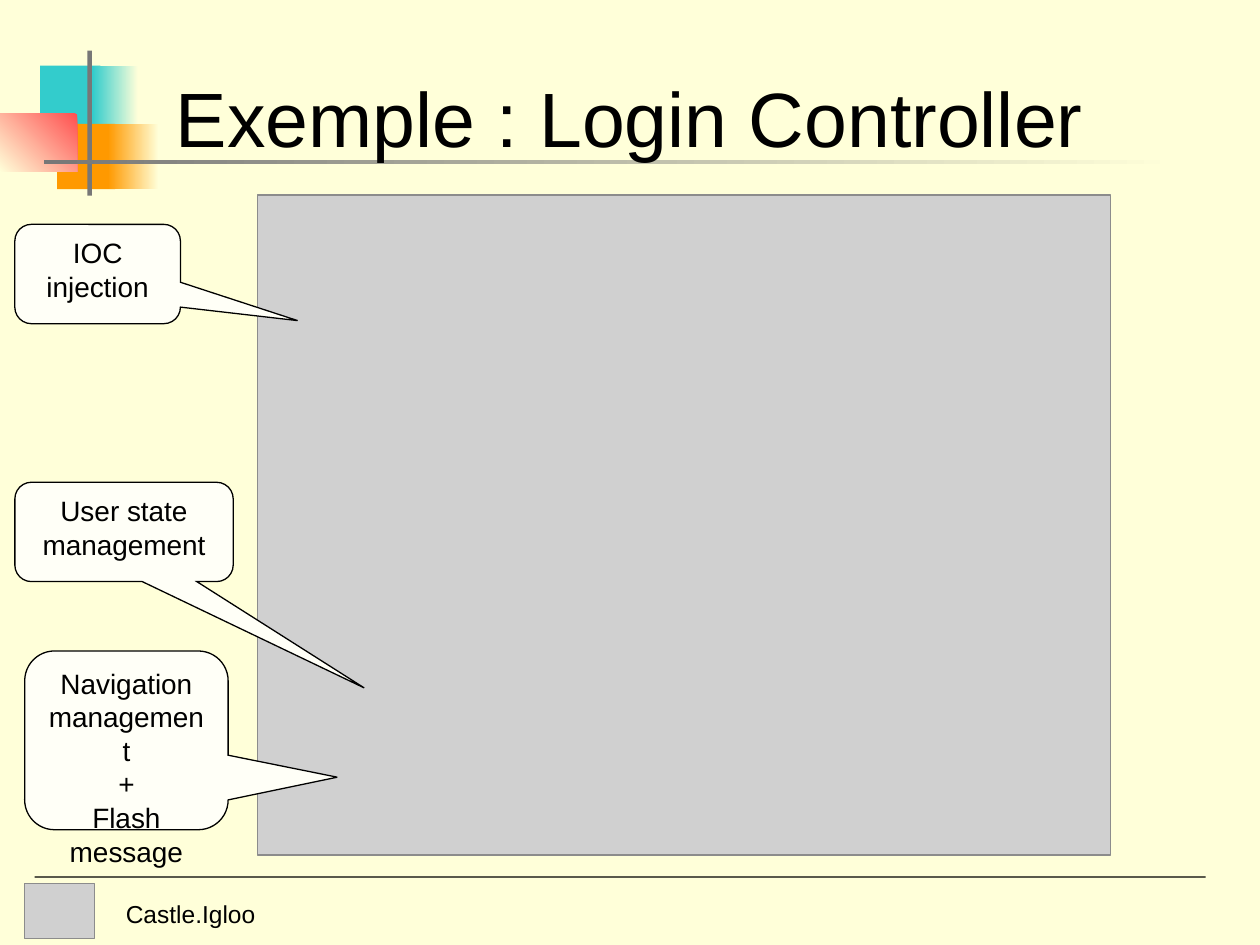
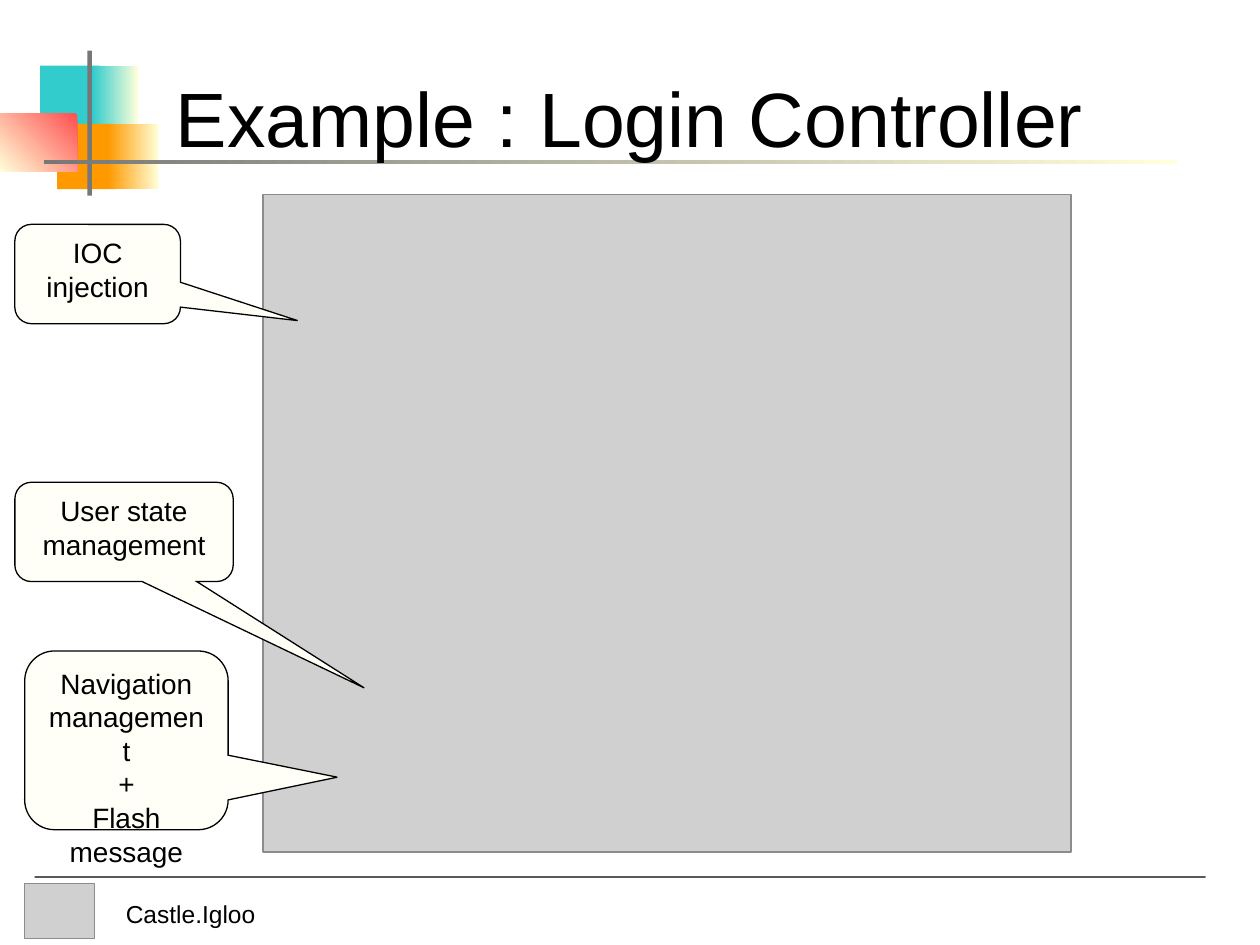
Before and after one commit to castleproject/Core, a slide deck: slide 18 of Experiments/Castle.Igloo/doc/Igloo Presentation.ppt. Drawn at 1260x945 pixels with LibreOffice and Linux fonts; fonts in the diff are those of the drawing; grey boxes stand for pictures. Boxes give left, top, right and bottom in pixels: in the first picture for what was removed or moved away, otherwise in the second. Text is boxed around its words. In the diff, an @@ line names an element or a change of style, - is before the commit and + after.

Commit message:
- Updated slide login controller + minor correction

```diff
--- a/Experiments/Castle.Igloo/doc/Igloo Presentation.ppt
+++ b/Experiments/Castle.Igloo/doc/Igloo Presentation.ppt
@@ background #FFFFD9 to #FFFFFF @@
@@ title at [176,91,1083,162]: text changed @@
-Exemple : Login Controller
+Example : Login Controller
@@ picture: place and size @@
-picture at [257,195,1110,856]
+picture at [263,195,1071,853]
```
Also in this commit, not shown: 19 other slides changed.
